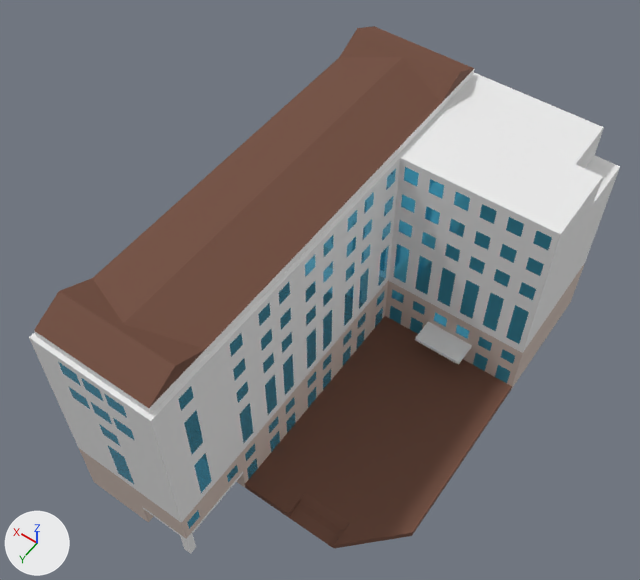
Two versions of the glTF model models/HanUl.glb, one commit apart.
The view is the same before and after, from a camera (50 mm lens) standing at (-35.2, 49.2, 100.4) and looking at (2.1, -3.0, 18.3). Every picture has the same lights, and +X, +Y and +Z are marked at lower left.

The first picture shows 'Dark', 'Main', 'Main Red', 'Roof', 'Window'.
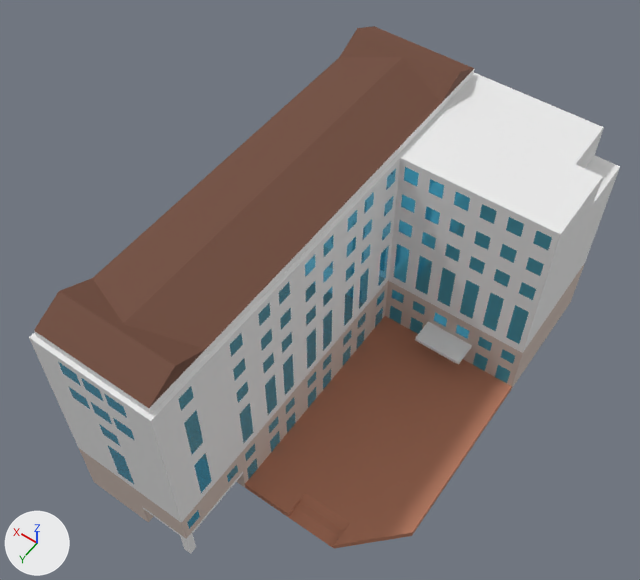
Where the change shows, as pixel boxes [x1, y1, x2, y2] in the pictures (640 x 580 px):
```json
{"object": "Dark", "change": "recoloured", "before": [245, 316, 512, 548], "after": [245, 316, 512, 548]}
```

The change, as JSON lines over the scene's bpy script:
```json
{"op": "add", "block": "mat_floor", "code": ["mat_floor = principled_material('Floor')", "mat_floor.base_color = (0.456, 0.183, 0.107)  # orange #b4775c", "mat_floor.roughness = 0.8"]}
{"block": "me_dark", "where": "me_dark.from_pydata(...)  # 24 vertices, 32 faces; spans x -19.8..0.0, y -15.6..15.6, z 0.0..1.0"}
{"op": "remove", "block": "me_dark", "code": "me_dark.materials.append(mat_roof)  # brown #704a39"}
{"op": "add", "block": "me_dark", "code": "me_dark.materials.append(mat_floor)  # orange #b4775c"}
```
